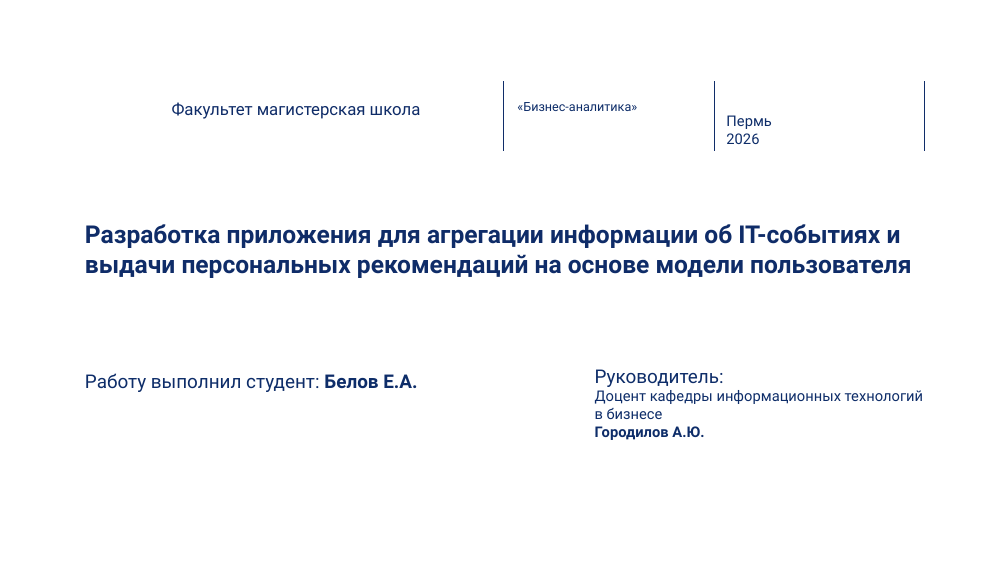
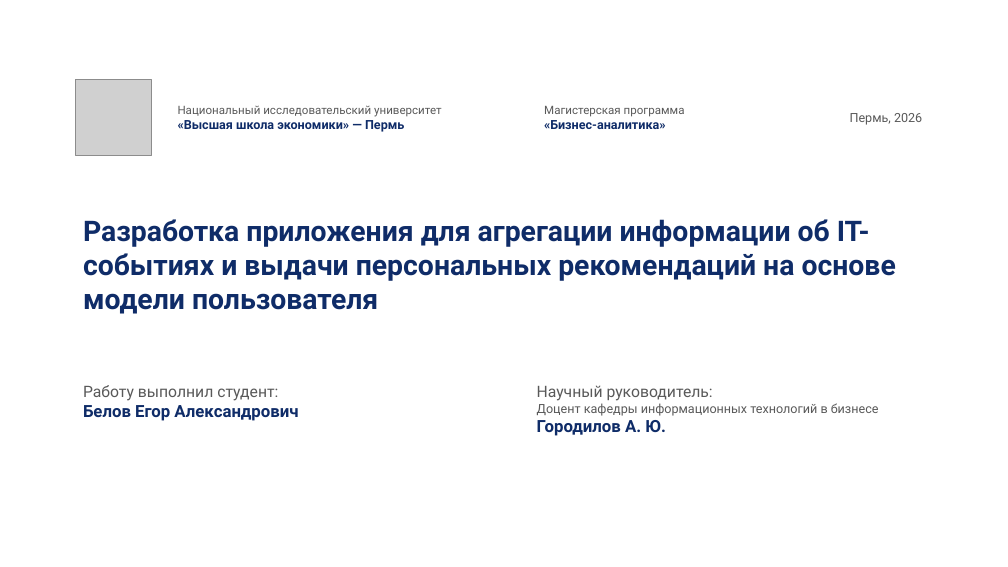
Before and after one commit to EgorBelov/event_mind, a slide deck: slide 1 of docs/Презентация_защита_EventMind.pptx. Drawn at 1008x567 pixels with LibreOffice and Linux fonts; fonts in the diff are those of the drawing; grey boxes stand for pictures; background and template pictures are left out. Boxes give left, top, right and bottom in pixels: in the first picture for what was removed or moved away, otherwise in the second. Text is boxed around its words. In the diff, an @@ line names an element or a change of style, - is before the commit and + after.

```diff
--- a/docs/Презентация_защита_EventMind.pptx
+++ b/docs/Презентация_защита_EventMind.pptx
@@ picture added at (76,79,151,155) @@
@@ line removed from (504, 82) to (504, 151) @@
@@ text "Магистерская программа" at (544,106,685,129): vertical alignment top to middle @@
@@ text "Магистерская программа": place and size @@
-text "Магистерская программа" at (517,102,637,111)
+text "Магистерская программа" at (544,106,685,129)
@@ line removed from (715, 82) to (715, 151) @@
@@ text "Пермь, 2026" at (850,113,922,125): vertical alignment top to middle @@
@@ line removed from (925, 82) to (925, 151) @@
@@ text removed at (172,102,421,119) @@
-Факультет магистерская школа
@@ text added at (178,105,442,132), 11 pt, text #595959 @@
+Национальный исследовательский университет
+«Высшая школа экономики» — Пермь
@@ text at (544,106,685,117): paragraph added @@
+Магистерская программа
@@ text at (850,113,922,125): text changed; size 14 to 12 pt; text colour #0E2D69 to #595959 @@
-Пермь
-2026
+Пермь, 2026
@@ text at (544,120,665,129): text colour #0E2D69 to #0F2C68, bold on in "«Бизнес-аналитика»" @@
@@ text "Разработка приложения для агрегации информации ..." at (83,219,896,314): size 23.4 to 27 pt; vertical alignment top to middle @@
@@ text at (83,385,298,421): text changed; size 18 to 15 pt; text colour #0E2D69 to #595959 @@
-Работу выполнил студент: Белов Е.А.
+Работу выполнил студент:
+Белов Егор Александрович
@@ text "Научный руководитель:": place and size @@
-text "Научный руководитель:" at (595,369,923,440)
+text "Научный руководитель:" at (537,385,879,436)
@@ text at (537,385,713,401): text changed; size 18 to 15 pt; text colour #0E2D69 to #595959 @@
-Руководитель:
+Научный руководитель:
@@ text at (537,403,879,416): size 14 to 12 pt, text colour #0E2D69 to #595959 in "Доцент кафедры информационных технологий в бизнесе" @@
@@ text at (537,420,666,436): text changed; size 14 to 16 pt; text colour #0E2D69 to #0F2C68 @@
-Городилов А.Ю.
+Городилов А. Ю.
```
Also in this commit, not shown: 6 other slides changed, 13 slides added, 11 slides removed, 22 other files.
